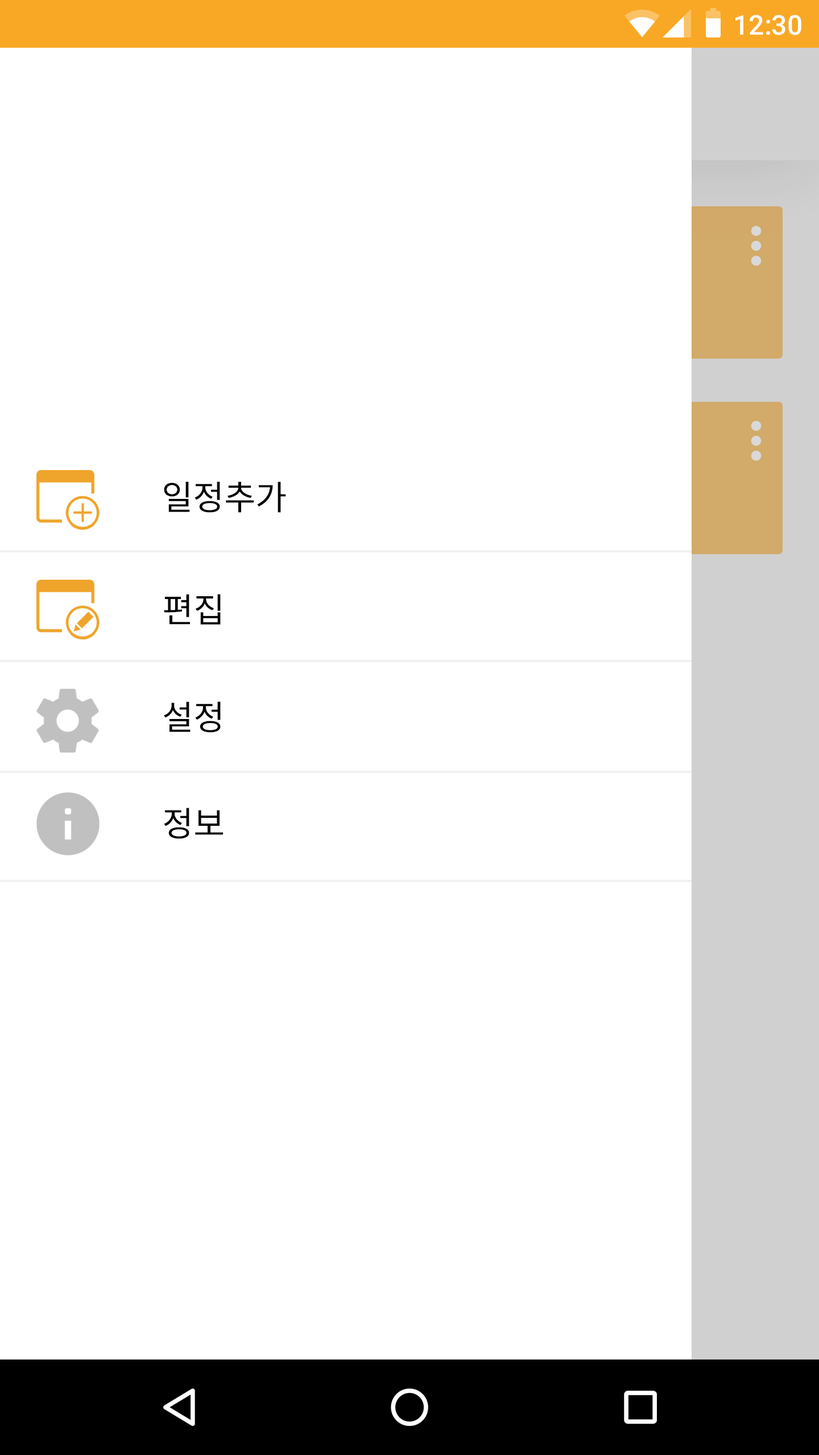
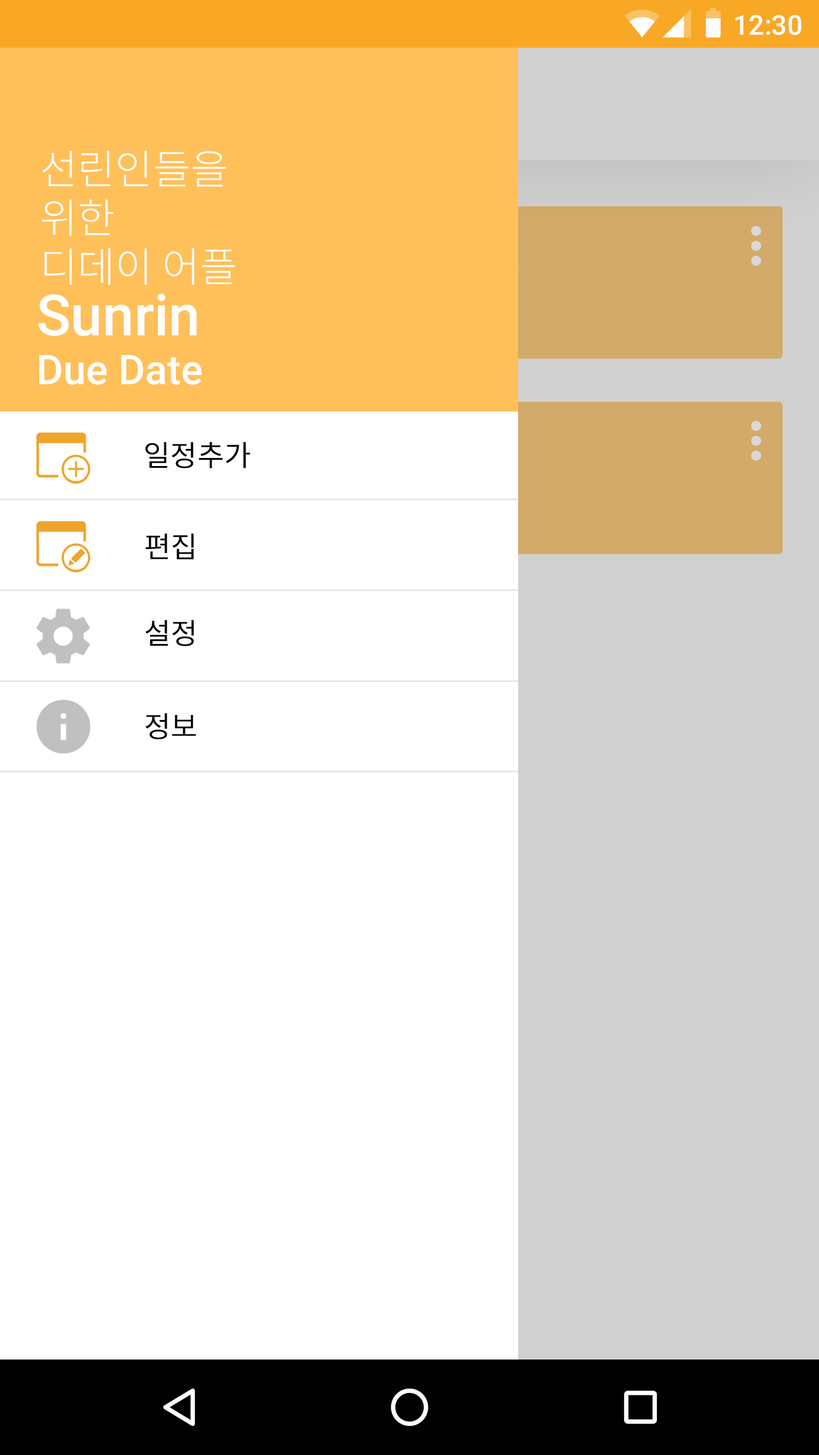
Layered file, before and after one edit (w=819, h=1455). Changes by layer:
painted on "ic_imformation" over 36, 699, 100, 856
painted on "정보" over 145, 713, 223, 840
painted on "ic_setting" over 36, 608, 99, 754
painted on "설정" over 144, 620, 221, 733
painted on "ic_add day" over 36, 432, 100, 530
painted on "일정추가" over 144, 441, 286, 513
painted on "편집" over 145, 533, 221, 625
painted on "ic_edit day" over 36, 521, 100, 640
added group "간격" with 4 layers above "네비게이션 바 이미지" over 0, 498, 519, 773
"사각형 2 사본 3 복사 3": opacity 35% → 61%, moved it into group "간격", painted on it over 0, 680, 692, 774
"사각형 2 사본 3 복사 5": opacity 35% → 61%, moved it into group "간격", painted on it over 0, 589, 692, 663
"사각형 2 사본 3 복사 4": opacity 35% → 61%, moved it into group "간격", painted on it over 0, 770, 692, 883
"사각형 2 사본 3 복사 2": opacity 35% → 61%, moved it into group "간격", painted on it over 0, 498, 692, 553
added group "네비게이션 바 이미지" with 4 layers above "레이어 1" over 0, 47, 518, 883
added layer "선린인들을 위한 디데이 어플" in group "네비게이션 바 이미지" over 41, 150, 235, 286
added layer "Sunrin Due Date" in group "네비게이션 바 이미지" over 38, 293, 202, 385
added layer "사각형 2" in group "네비게이션 바 이미지" over 0, 47, 518, 412
moved "사각형 1" into group "네비게이션 바 이미지", painted on it over 0, 47, 692, 1360
